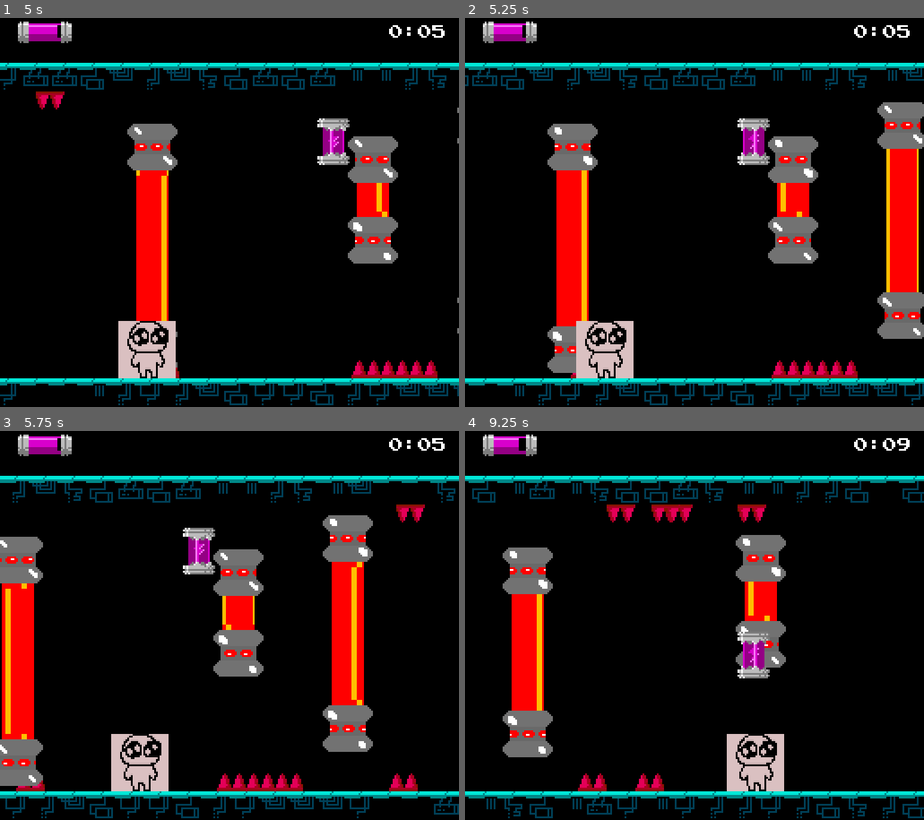
Above: before the commit, frames 1-4 (two rows, left to right).
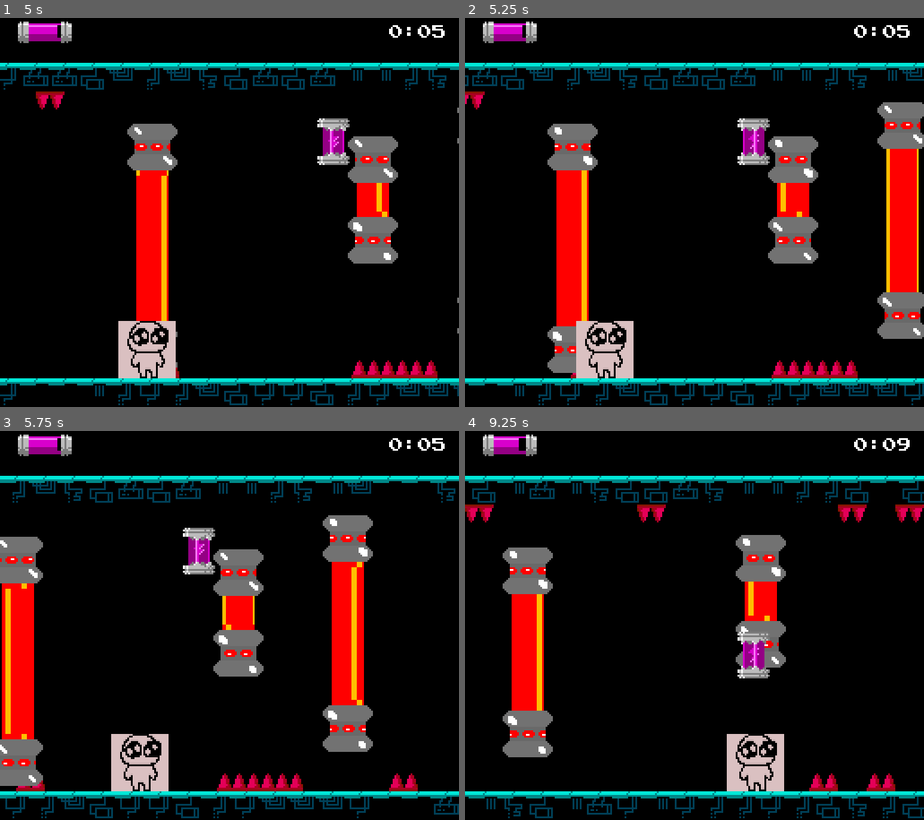
Above: after the commit, the same moments.

Repository: kernel00ps/Hoverbald
Game: Godot game, scene res://scenes/main.tscn
The game is run twice, just before and just after one commit, with the same random seed, the same clock (stepped at 60 frames per second) and the same inputs.
Inputs:
- Up to frame 1 (5 s): hold D (RIGHT) 0.53-1.28 s; hold S (DOWN) 1.28-2.03 s; hold D (RIGHT) 2.03-2.78 s; hold Space (UP) 2.78-3.53 s; hold A (LEFT) from 3.53 s (still down)
- Up to frame 2 (5.25 s): release A (LEFT) at 5.03 s; hold S (DOWN) from 5.03 s (still down)
- Up to frame 3 (5.75 s): keep holding S (DOWN)
- Up to frame 4 (9.25 s): release S (DOWN) at 5.78 s; hold D (RIGHT) 5.78-6.53 s; hold Space (UP) 6.53-7.28 s; hold D (RIGHT) 7.28-8.03 s; hold S (DOWN) 8.03-8.78 s; hold A (LEFT) from 8.78 s (still down)

Frame 1 is identical in both runs. In frame 2, 0.1% of the frame differs, in the area x 0-5%, y 18-24%; in frame 3, 0.2%; in frame 4, 2.0%, in the area x 0-100%, y 18-93%.

Commit message:
Spike despawn little more optimized

Diff:
--- a/scripts/background.gd
+++ b/scripts/background.gd
@@ -52,8 +52,7 @@
 	tile_map_upper.position.x -= offset
 
 	tracker += offset
-
-	if tracker >= viewport_width / 2:
+	if tracker >= viewport_width:
 		tracker = 0
 		generate_floor(last_generated_cell_position_lower, 20, true)
 		generate_floor(last_generated_cell_position_upper, 20, false)
@@ -71,7 +70,7 @@
 			last_generated_cell_position_upper = cords
 	tracker += row_length
 	generate_spikes(row_length)
-	remove_offscreen_tiles()
+	remove_offscreen_spikes(row_length)
 
 func remove_offscreen_tiles():
 	pass
@@ -103,11 +102,10 @@
 
 		spikes.spike_hit.connect(spike_hit)
 		spikes_list.add_child(spikes)
-	remove_offscreen_spikes()
 
-func remove_offscreen_spikes() -> void:
+func remove_offscreen_spikes(border: int) -> void:
 	for spikes in spikes_list.get_children():
-		if spikes.position.x < -Globals.OBSTACLE_DELAY:
+		if spikes.position.x < -Globals.OBSTACLE_DELAY * 2:
 			spikes.queue_free()
 
 func spike_hit() -> void:
